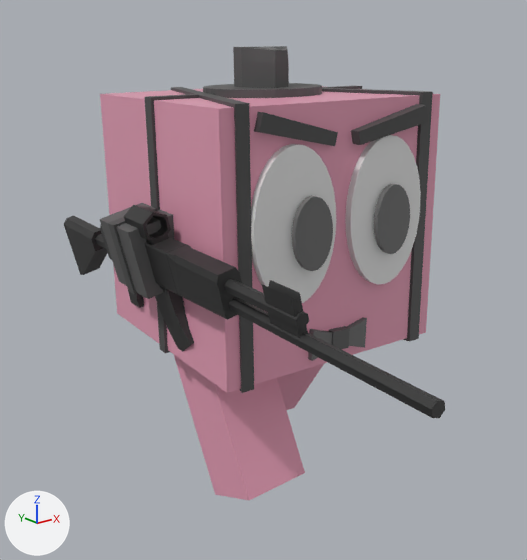
The FBX model Assets/Blender/Bob.fbx as it was, and as the next commit left it.
Both versions are drawn from a 50 mm lens placed at (-3.85, -4.81, 3.84), pointed at (-0.34, -0.43, 2.08). Lighting does not change. The marker at lower left points along +X, +Y and +Z.

Objects in the first picture: 'arma_mesh', 'cubo', 'fedora', 'gravata', 'iris_dir', 'iris_esq', 'mao_mecanica', 'olho_dir', 'olho_eq', 'perna_dir', 'perna_esq', 'sombracelha_esq', 'suspensorio_dir', 'suspensorio_esq'.
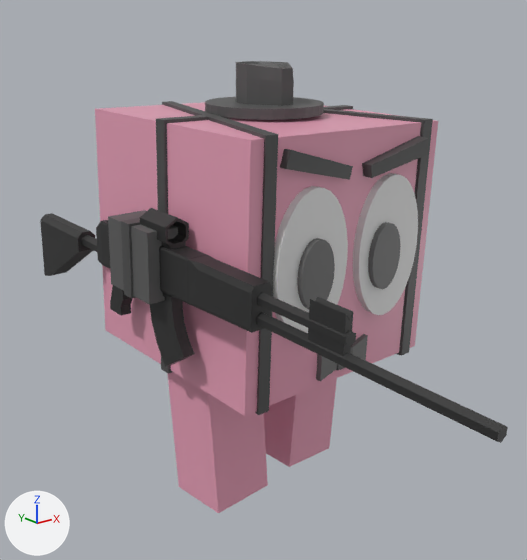
Edits to the bpy script that builds the scene:
```text
Change ob_cubo:
    ob_cubo.location: (0.009, 0.0, 2.504) -> (0.0, 0.025, 2.34)
    ob_cubo.rotation_euler: (0.00135, -0.0154, -0.0873) -> (0.0436, -0.00204, 0.0468)  # degrees (0.1, -0.9, -5) -> degrees (2.5, -0.1, 2.7)
Change ob_iris_esq:
    ob_iris_esq.location: (0.358, -1.137, 2.607) -> (0.386, -1.054, 2.291)
    ob_iris_esq.rotation_euler: (0.00135, -0.0154, -0.0873) -> (0.0436, -0.00205, 0.0468)  # degrees (0.1, -0.9, -5) -> degrees (2.5, -0.1, 2.7)
Change ob_olho_eq:
    ob_olho_eq.location: (0.344, -1.045, 2.658) -> (0.474, -0.971, 2.346)
    ob_olho_eq.rotation_euler: (0.00135, -0.0154, -0.0873) -> (0.0436, -0.00205, 0.0468)  # degrees (0.1, -0.9, -5) -> degrees (2.5, -0.1, 2.7)
Change ob_olho_dir:
    ob_olho_dir.location: (-0.507, -0.971, 2.645) -> (-0.379, -1.011, 2.344)
    ob_olho_dir.rotation_euler: (0.00135, -0.0154, -0.0873) -> (0.0436, -0.00205, 0.0468)  # degrees (0.1, -0.9, -5) -> degrees (2.5, -0.1, 2.7)
Change ob_iris_dir:
    ob_iris_dir.location: (-0.404, -1.071, 2.595) -> (-0.378, -1.09, 2.289)
    ob_iris_dir.rotation_euler: (0.00135, -0.0154, -0.0873) -> (0.0436, -0.00205, 0.0468)  # degrees (0.1, -0.9, -5) -> degrees (2.5, -0.1, 2.7)
Change ob_sombracelha_esq:
    ob_sombracelha_esq.location: (0.342, -1.072, 3.314) -> (0.485, -1.025, 3.057)
    ob_sombracelha_esq.rotation_euler: (0.0108, 0.0925, -0.0866) -> (0.0533, 0.106, 0.0521)  # degrees (0.6, 5.3, -5) -> degrees (3.1, 6.1, 3)
Change ob_mao_mecanica:
    ob_mao_mecanica.location: (-1.026, 0.088, 2.376) -> (-1.053, -0.024, 2.341)
    ob_mao_mecanica.rotation_euler: (-0.00327, -0.237, -0.083) -> (0.0551, -0.0111, 0.0454)  # degrees (-0.2, -14, -4.8) -> degrees (3.2, -0.6, 2.6)
Change ob_perna_dir:
    ob_perna_dir.location: (-0.471, -0.197, 0.963) -> (-0.496, 0.033, 0.752)
    ob_perna_dir.rotation_euler: (-0.415, -0.0602, -0.034) -> (-0.0262, -0.0451, 0.0661)  # degrees (-24, -3.4, -1.9) -> degrees (-1.5, -2.6, 3.8)
Change ob_gravata:
    ob_gravata.location: (-0.064, -1.016, 1.694) -> (0.049, -0.957, 1.486)
    ob_gravata.rotation_euler: (0.0025, 0.0286, -0.0767) -> (0.0465, -0.00463, 0.052)  # degrees (0.1, 1.6, -4.4) -> degrees (2.7, -0.3, 3)
Change ob_fedora:
    ob_fedora.location: (-0.009, 0.002, 3.675) -> (-0.006, -0.024, 3.549)
    ob_fedora.rotation_euler: (0.00135, -0.0154, -0.0873) -> (0.0377, -0.0206, 0.0393)  # degrees (0.1, -0.9, -5) -> degrees (2.2, -1.2, 2.3)
Change ob_arma_mesh:
    ob_arma_mesh.location: (-1.109, -0.138, 2.249) -> (-1.133, -0.253, 2.218)
    ob_arma_mesh.rotation_euler: (-0.00327, -0.237, -0.083) -> (0.0551, -0.0111, 0.0454)  # degrees (-0.2, -14, -4.8) -> degrees (3.2, -0.6, 2.6)
Change ob_perna_esq:
    ob_perna_esq.location: (0.512, 0.27, 1.056) -> (0.483, 0.111, 0.796)
    ob_perna_esq.rotation_euler: (0.556, 0.0599, 0.00138) -> (0.0402, 0.0605, 0.098)  # degrees (32, 3.4, 0.1) -> degrees (2.3, 3.5, 5.6)
```

Location of each change, [x1, y1, x2, y2] in pixels of the pictures (527 x 560 px):
'cubo', moved, turned: before [100, 86, 440, 393]; after [95, 102, 438, 416]
'arma_mesh', moved, turned: before [64, 205, 445, 418]; after [40, 208, 508, 443]
'perna_dir', moved, turned: before [174, 355, 305, 500]; after [167, 372, 268, 513]
'olho_dir', moved, turned: before [251, 144, 336, 303]; after [273, 186, 348, 333]
'olho_eq', moved, turned: before [345, 135, 421, 284]; after [353, 173, 418, 315]
'suspensorio_dir', moved, turned: before [171, 87, 254, 393]; after [162, 101, 278, 415]
'fedora', moved, turned: before [203, 46, 322, 98]; after [205, 61, 324, 120]
'perna_esq', moved, turned: before [277, 364, 324, 410]; after [264, 378, 337, 467]
'mao_mecanica', moved, turned: before [100, 203, 174, 299]; after [108, 210, 186, 305]
'suspensorio_esq', moved, turned: before [322, 88, 433, 342]; after [209, 99, 433, 356]
'iris_dir', moved, turned: before [292, 196, 333, 271]; after [297, 238, 335, 309]
'iris_esq', moved, turned: before [374, 184, 410, 254]; after [368, 222, 401, 289]
'suspensorio_meio', moved, turned: before [145, 86, 362, 353]; after [156, 105, 353, 374]
'sombracelha_esq', moved, turned: before [351, 104, 428, 145]; after [362, 136, 429, 178]
'gravata', moved, turned: before [308, 317, 367, 361]; after [316, 334, 368, 381]
'Cube.007', moved, turned: before [108, 206, 160, 295]; after [121, 218, 141, 299]
